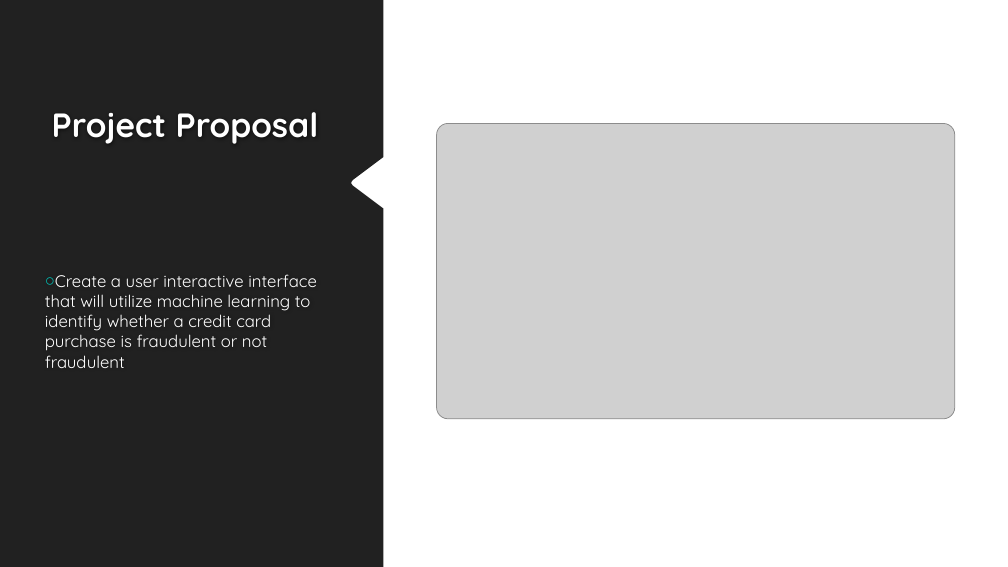
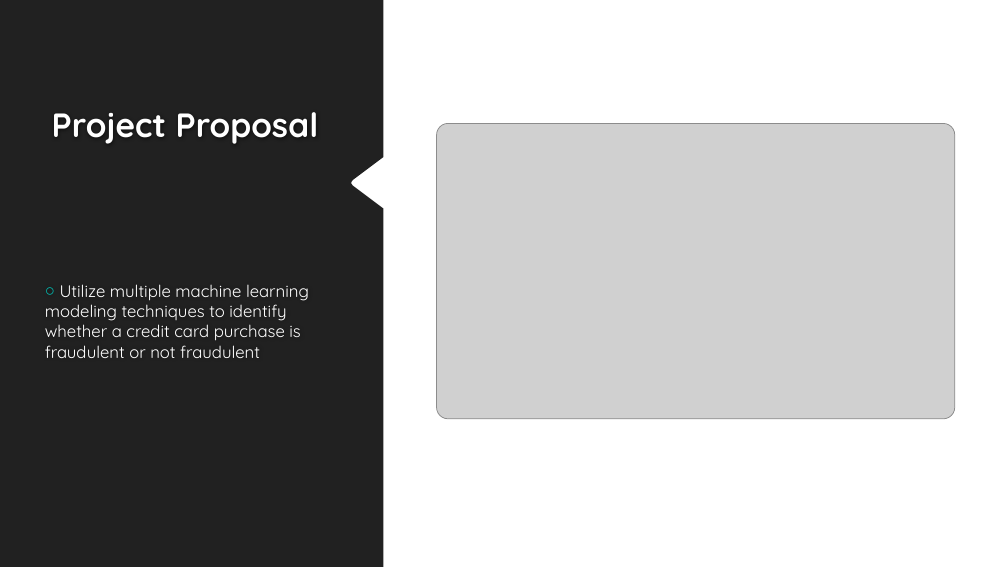
Before and after one commit to Sal-r/Credit-Card-Fraud, a slide deck: slide 2 of Credit_Card_Fraud_Presentation.pptx. Drawn at 1008x567 pixels with LibreOffice and Linux fonts; fonts in the diff are those of the drawing; grey boxes stand for pictures; background and template pictures are left out. Boxes give left, top, right and bottom in pixels: in the first picture for what was removed or moved away, otherwise in the second. Text is boxed around its words. In the diff, an @@ line names an element or a change of style, - is before the commit and + after.

```diff
--- a/Credit_Card_Fraud_Presentation.pptx
+++ b/Credit_Card_Fraud_Presentation.pptx
@@ text at (45,284,309,358): text changed @@
-○ Create a user interactive interface that will utilize machine learning to identify whether a credit card purchase is fraudulent or not fraudulent
+○ Utilize multiple machine learning modeling techniques to identify whether a credit card purchase is fraudulent or not fraudulent
```
Also in this commit, not shown: 4 other slides changed, 1 slide added, 2 slides removed.
